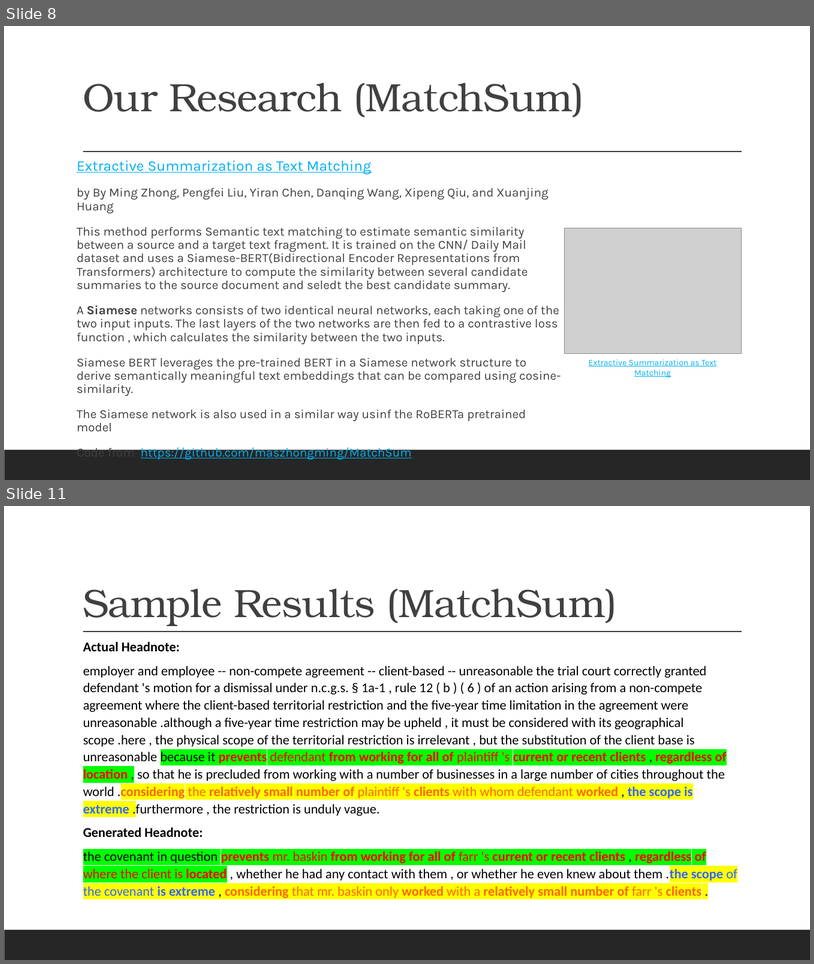
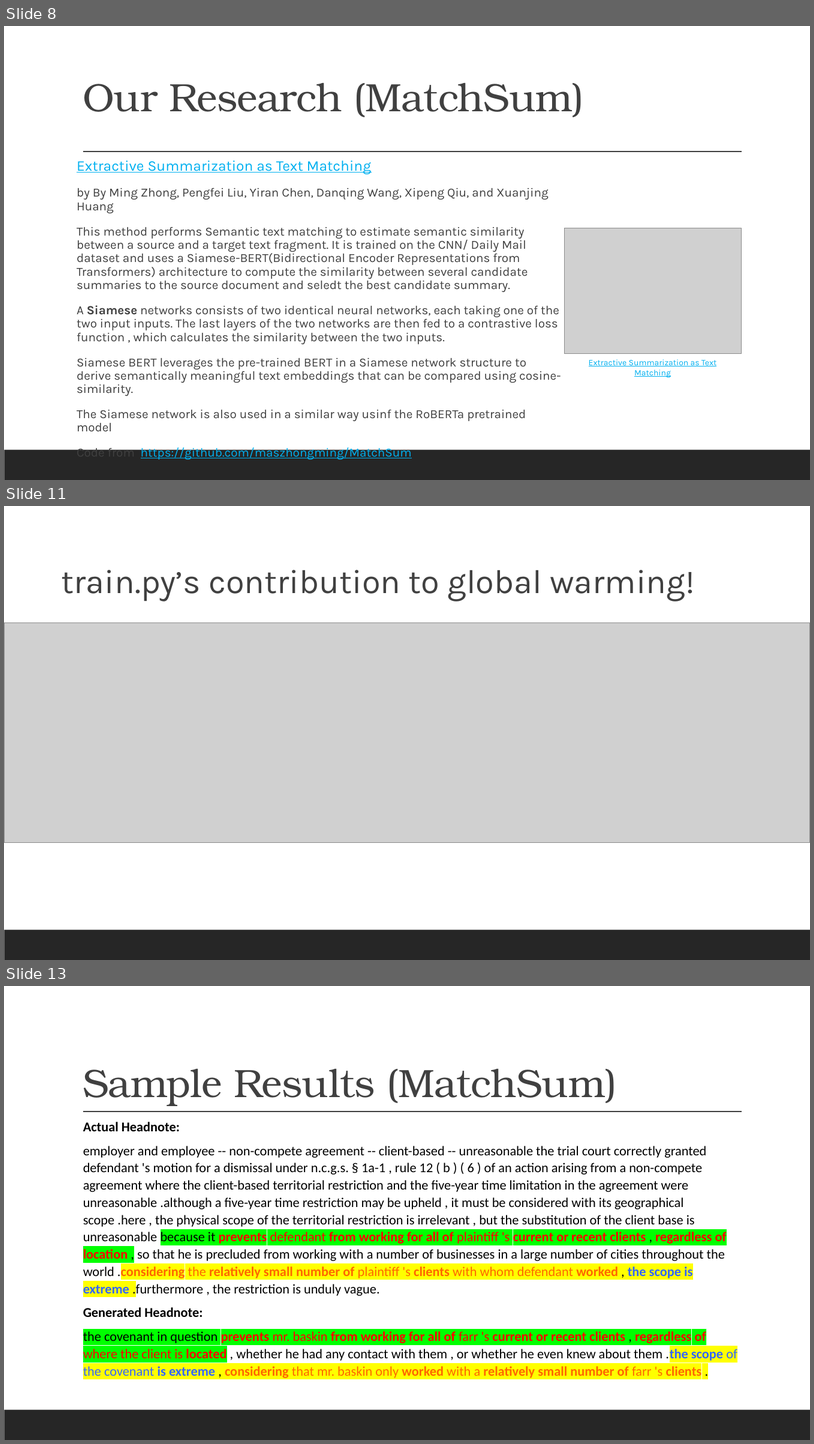
Before and after one commit to gufranpathan/case_law_g45, a slide deck: Group 45 Data Science for Case Law.pptx. Shown one above the other, each under a label of ours: slides 8 and 11 before the commit, slides 8, 11 and 13 after it; the slides between them are not shown. The pictures are 814x964 and 814x1444 pixels, drawn with LibreOffice and Linux fonts; fonts in the diff are those of the drawing; grey boxes stand for pictures. Boxes give left, top, right and bottom in pixels: in the first picture for what was removed or moved away, otherwise in the second. Text is boxed around its words. In the diff, an @@ line names an element or a change of style, - is before the commit and + after.

```diff
--- a/Group 45 Data Science for Case Law.pptx
+++ b/Group 45 Data Science for Case Law.pptx
@@ slide 11 added at <box>4,506,810,960</box>, background #FFFFFF; not listed: 1 template element that a slide beside it also shows @@
@@ text added at <box>62,570,695,601</box>, 40 pt, text #404040 @@
+  train.py’s contribution to global warming!
@@ picture added at <box>4,623,810,843</box> @@
@@ what was slide 11 is now slide 13 @@
```
Also in this commit, not shown: 7 slides changed, 1 other file.
